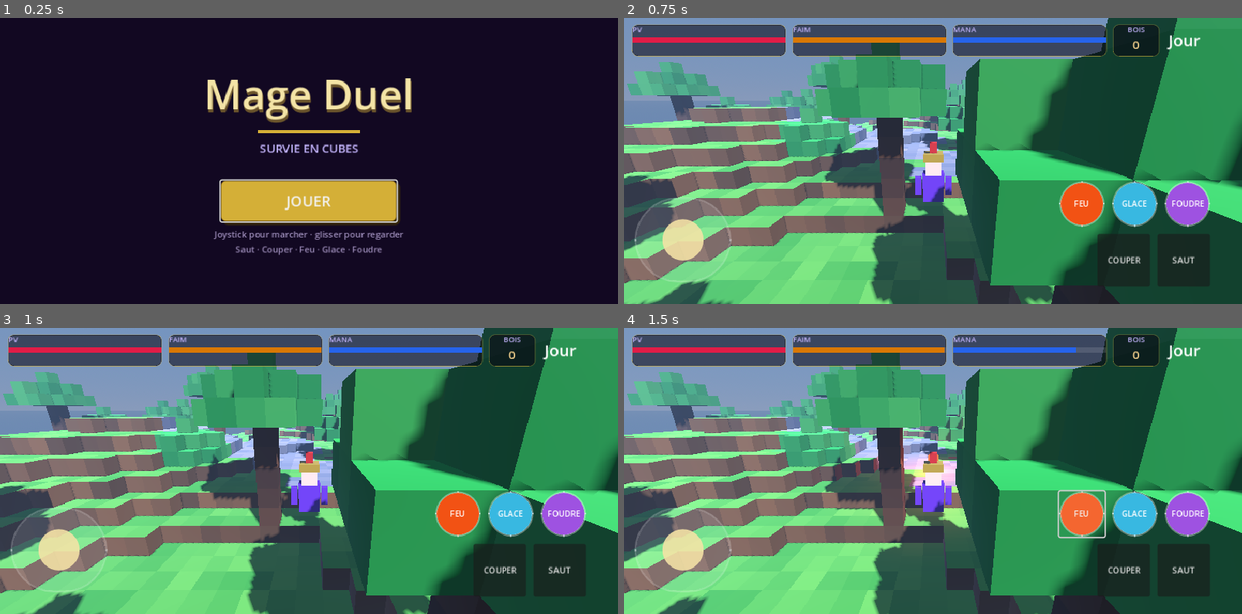
Above: before the commit, frames 1-4 (two rows, left to right).
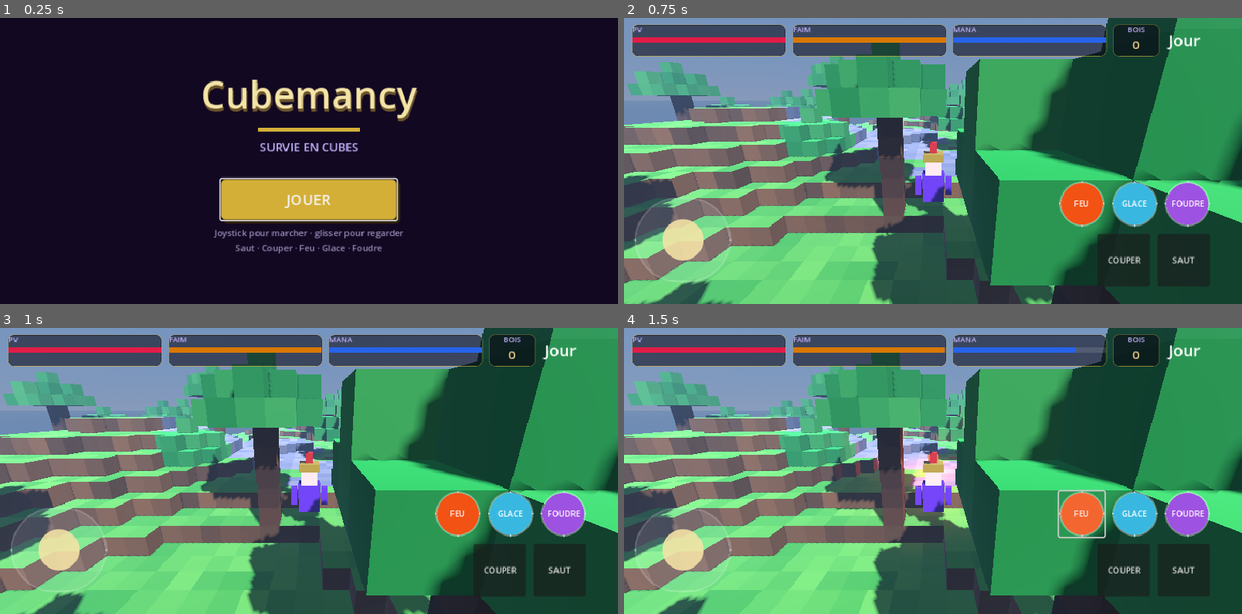
Above: after the commit, the same moments.

Repository: jprivard-baam/mage-duel
Game: Godot game, scene res://scenes/home.tscn
The game is run twice, just before and just after one commit, with the same random seed, the same clock (stepped at 60 frames per second) and the same inputs.
Inputs:
- Up to frame 1 (0.25 s): no input
- Up to frame 2 (0.75 s): click "JOUER" at 0.5 s
- Up to frame 3 (1 s): no input
- Up to frame 4 (1.5 s): click "FEU" at 1.25 s

The runs differ from the first frame. In frame 1, 4.8% of the frame differs, in the area x 32-68%, y 21-83%; in frame 2, nothing differs; in frame 3, nothing differs; in frame 4, nothing differs.

Commit message:
Renomme le titre joueur : Cubemancy remplace Mage Duel.
Accueil, fenêtre Godot, onglet HTML5 et README affichent Cubemancy.
Le sous-titre reste Survie en cubes.

Co-authored-by: jprivard <jprivard-baam@users.noreply.github.com>

Diff:
--- a/project.godot
+++ b/project.godot
@@ -1,10 +1,10 @@
 ; Engine configuration file.
-; Mage Duel — Survie en cubes (Godot 4)
+; Cubemancy — Survie en cubes (Godot 4)
 config_version=5
 
 [application]
 
-config/name="Mage Duel"
+config/name="Cubemancy"
 config/description="Survie en cubes — prototype iPhone / HTML5"
 config/version="0.1.0"
 run/main_scene="res://scenes/home.tscn"
--- a/scenes/home.tscn
+++ b/scenes/home.tscn
@@ -89,8 +89,8 @@
 theme_override_colors/font_color = Color(0.956863, 0.894118, 0.65098, 1)
 theme_override_colors/font_shadow_color = Color(0.831373, 0.686275, 0.215686, 0.45)
 theme_override_constants/shadow_offset_y = 4
-theme_override_font_sizes/font_size = 56
-text = "Mage Duel"
+theme_override_font_sizes/font_size = 52
+text = "Cubemancy"
 horizontal_alignment = 1
 
 [node name="Rule" type="ColorRect" parent="Center/VBox"]
Not shown, changed: README.md
Not shown, changed: docs/index.html
Not shown, changed: docs/index.pck
Not shown, changed: index.html
